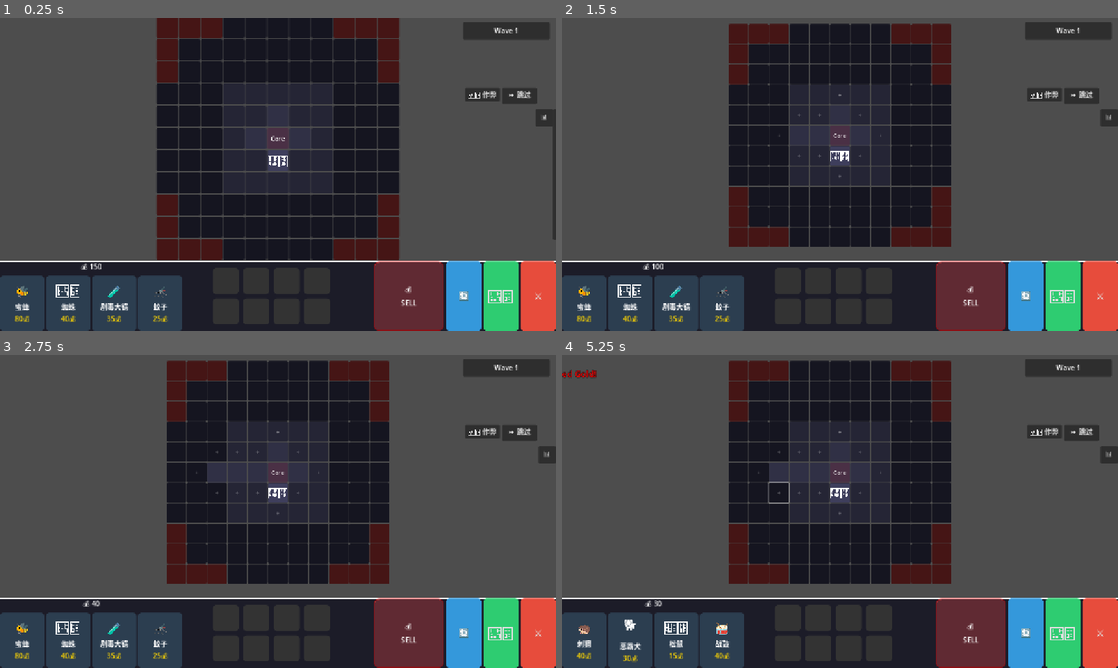
Above: before the commit, frames 1-4 (two rows, left to right).
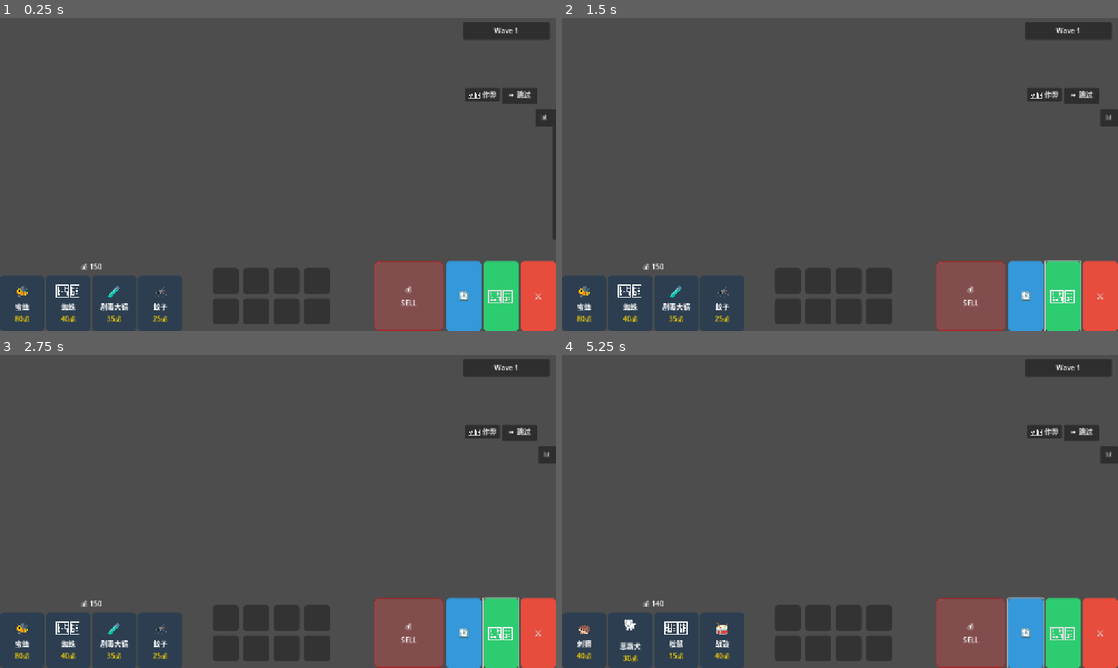
Above: after the commit, the same moments.

Repository: seekerzz/tower-html
Game: Godot game, scene res://src/Scenes/Game/MainGame.tscn
The game is run twice, just before and just after one commit, with the same random seed, the same clock (stepped at 60 frames per second) and the same inputs. The project has no main scene, so this scene is started directly.
Inputs (mouse positions are in pixels of both pictures, inside the frame that each line leads up to):
- Up to frame 1 (0.25 s): no input
- Up to frame 2 (1.5 s): click "🏗️" at 0.5 s; click (801, 136) at 1.25 s, where only the run before the commit has a clickable "+"
- Up to frame 3 (2.75 s): click (216, 473) at 2 s, where only the run before the commit has a clickable "+"
- Up to frame 4 (5.25 s): click (756, 473) at 2.75 s, where only the run before the commit has a clickable "+"; click "🔄" at 3.5 s; click (778, 452) at 4.25 s, where only the run before the commit has a clickable "+"; click (778, 492) at 5 s, where only the run before the commit has a clickable "+"

The runs differ from the first frame. In frame 1, 41% of the frame differs, in the area x 0-100%, y 0-100%; in frame 2, 36%; in frame 3, 36%; in frame 4, 36%.
Error after the commit: Parse Error: Preload file "res://assets/images/UI/tile_sheet.png" does not exist. (res://src/Scripts/Tile.gd:14)

Commit message:
Visual Upgrade: Textured tiles, interactive grid, dynamic background, and camera limits.
- Replaced abstract Tile shapes with textured Sprites (tile_sheet.png, tile_spawn.png).
- Implemented visual states: Unlocked/Core show textures, Locked are transparent, Spawn shows unique texture.
- Added interactive Grid Lines (Border) only visible during Expansion Mode.
- Restricted Expansion Mode ghost tiles to center 5x5 area.
- Added dynamic Background sprite (bg_battle.png) that scales to cover viewport.
- Implemented Camera limits (min_allowed_zoom) to prevent seeing outside the background.
- Updated Shop background to use bg_shop.png.

Diff:
--- a/src/Scenes/Game/MainGame.tscn
+++ b/src/Scenes/Game/MainGame.tscn
@@ -6,9 +6,14 @@
 [ext_resource type="PackedScene" uid="uid://shop123" path="res://src/Scenes/UI/Shop.tscn" id="4_shop"]
 [ext_resource type="PackedScene" uid="uid://gui123" path="res://src/Scenes/UI/MainGUI.tscn" id="5_gui"]
 [ext_resource type="PackedScene" path="res://src/Scenes/Game/DrawManager.tscn" id="6_draw"]
+[ext_resource type="Texture2D" path="res://assets/images/UI/bg_battle.png" id="7_bg"]
 
 [node name="MainGame" type="Node2D"]
 script = ExtResource("1_main")
+
+[node name="Background" type="Sprite2D" parent="."]
+z_index = -100
+texture = ExtResource("7_bg")
 
 [node name="Camera2D" type="Camera2D" parent="."]
 position = Vector2(640, 360)
--- a/src/Scenes/Game/Tile.tscn
+++ b/src/Scenes/Game/Tile.tscn
@@ -8,12 +8,24 @@
 [node name="Tile" type="Node2D"]
 script = ExtResource("1_tile")
 
-[node name="ColorRect" type="ColorRect" parent="."]
-offset_left = -29.0
-offset_top = -29.0
-offset_right = 29.0
-offset_bottom = 29.0
-color = Color(0.188235, 0.188235, 0.270588, 1)
+[node name="BaseSprite" type="Sprite2D" parent="."]
+
+[node name="Border" type="ReferenceRect" parent="."]
+visible = false
+anchors_preset = 8
+anchor_left = 0.5
+anchor_top = 0.5
+anchor_right = 0.5
+anchor_bottom = 0.5
+offset_left = -30.0
+offset_top = -30.0
+offset_right = 30.0
+offset_bottom = 30.0
+grow_horizontal = 2
+grow_vertical = 2
+border_color = Color(1, 1, 1, 0.5)
+border_width = 2.0
+editor_only = false
 
 [node name="Label" type="Label" parent="."]
 anchors_preset = 8
--- a/src/Scripts/GridManager.gd
+++ b/src/Scripts/GridManager.gd
@@ -622,6 +622,12 @@
 
 func toggle_expansion_mode():
 	expansion_mode = !expansion_mode
+
+	# Toggle grid lines on all tiles
+	for key in tiles:
+		if tiles[key].has_method("set_grid_visible"):
+			tiles[key].set_grid_visible(expansion_mode)
+
 	if expansion_mode:
 		spawn_expansion_ghosts()
 	else:
@@ -632,6 +638,11 @@
 
 	for key in tiles:
 		var tile = tiles[key]
+
+		# Limit expansion ghost tiles to center 5x5 area (plus minus 2 from center)
+		if abs(tile.x) > 2 or abs(tile.y) > 2:
+			continue
+
 		# Find locked tiles that can be unlocked
 		if tile.state == "locked_inner" or tile.state == "locked_outer":
 			# Check neighbors
--- a/src/Scripts/MainGame.gd
+++ b/src/Scripts/MainGame.gd
@@ -6,6 +6,7 @@
 @onready var bench_ui = find_child("Bench", true, false)
 @onready var main_gui = $CanvasLayer/MainGUI
 @onready var camera = $Camera2D
+@onready var background = $Background
 
 # Bench
 var bench: Array = [] # Array of Dictionary (Unit Data) or null
@@ -15,6 +16,7 @@
 var zoom_tween: Tween
 var default_zoom: Vector2 = Vector2(0.8, 0.8)
 var default_position: Vector2 = Vector2(640, 400)
+var min_allowed_zoom: Vector2 = Vector2(0.5, 0.5)
 
 func _ready():
 	# Initialize bench array with nulls based on constant
@@ -28,17 +30,68 @@
 	GameManager.wave_ended.connect(_on_wave_ended)
 
 	# Camera Setup
-	# camera.zoom = default_zoom
-	# camera.position = default_position
+	# Calculate min allowed zoom (maximum field of view)
+	calculate_min_allowed_zoom()
+
 	# Initial camera position will be set by zoom_to_fit_board later or we call it now to verify
 	call_deferred("zoom_to_shop_open")
-
-	# Connect Shop signals
-	# shop.unit_bought.connect(_on_unit_bought) # Now handled via add_to_bench in Shop
 
 	# Initial Setup
 	grid_manager.place_unit("squirrel", 0, 1) # Starting unit
 	update_bench_ui() # Ensure UI is initialized
+
+func _process(delta):
+	update_background()
+
+func update_background():
+	if background and camera:
+		background.global_position = camera.global_position
+
+		# Calculate scale to cover viewport
+		var viewport_size = get_viewport_rect().size
+		var tex_size = background.texture.get_size()
+
+		# Current camera zoom
+		var current_zoom = camera.zoom
+
+		# We need to cover the viewport.
+		# Viewport size in world coordinates is viewport_size / zoom
+		# So background needs to be at least (viewport_size / zoom) / tex_size
+
+		# But wait, if zoom is small (zoomed out), world view is large.
+		# If zoom is large (zoomed in), world view is small.
+
+		# To handle "Background Adapter", we can just use min_allowed_zoom as reference?
+		# Or always cover current viewport.
+
+		if tex_size.x > 0 and tex_size.y > 0 and current_zoom.x > 0 and current_zoom.y > 0:
+			var required_scale_x = (viewport_size.x / current_zoom.x) / tex_size.x
+			var required_scale_y = (viewport_size.y / current_zoom.y) / tex_size.y
+
+			var final_scale = max(required_scale_x, required_scale_y)
+			# Add a small buffer to avoid edges
+			final_scale *= 1.05
+
+			background.scale = Vector2(final_scale, final_scale)
+
+func calculate_min_allowed_zoom():
+	# Calculate zoom needed to see the battlefield when shop is open
+	var map_width = Constants.MAP_WIDTH * Constants.TILE_SIZE
+	var map_height = Constants.MAP_HEIGHT * Constants.TILE_SIZE
+
+	var SHOP_HEIGHT = 180
+	var viewport_size = get_viewport_rect().size
+	var visible_height = viewport_size.y - SHOP_HEIGHT
+
+	var zoom_x = viewport_size.x / (map_width * 1.1) # 10% margin
+	var zoom_y = visible_height / (map_height * 1.1)
+	var final_zoom = min(zoom_x, zoom_y)
+
+	# Clamp to reasonable values
+	final_zoom = clamp(final_zoom, 0.3, 1.0)
+
+	min_allowed_zoom = Vector2(final_zoom, final_zoom)
+	# print("Calculated Min Allowed Zoom: ", min_allowed_zoom)
 
 func _unhandled_input(event):
 	if event is InputEventMouseMotion:
@@ -53,8 +106,14 @@
 
 func _adjust_zoom(amount: float):
 	zoom_target += Vector2(amount, amount)
-	zoom_target.x = clamp(zoom_target.x, 0.5, 1.2)
-	zoom_target.y = clamp(zoom_target.y, 0.5, 1.2)
+
+	# Clamp zoom so we don't zoom out more than allowed (min_allowed_zoom)
+	zoom_target.x = max(zoom_target.x, min_allowed_zoom.x)
+	zoom_target.y = max(zoom_target.y, min_allowed_zoom.y)
+
+	# Max zoom in
+	zoom_target.x = min(zoom_target.x, 2.0)
+	zoom_target.y = min(zoom_target.y, 2.0)
 
 	if zoom_tween and zoom_tween.is_valid():
 		zoom_tween.kill()
@@ -64,22 +123,22 @@
 
 func zoom_to_fit_board():
 	# Shop Closed (Combat)
+	# Recalculate based on full screen
 	var map_width = Constants.MAP_WIDTH * Constants.TILE_SIZE
 	var map_height = Constants.MAP_HEIGHT * Constants.TILE_SIZE
 
 	var viewport_size = get_viewport_rect().size
-
-	# Calculate zoom to fit map with 5% margin
 	var zoom_x = viewport_size.x / (map_width * 1.05)
 	var zoom_y = viewport_size.y / (map_height * 1.05)
 	var final_zoom = min(zoom_x, zoom_y)
 
+	# Ensure we respect min allowed zoom (though combat zoom usually is > min allowed)
+	final_zoom = max(final_zoom, min_allowed_zoom.x)
+
 	var target_zoom = Vector2(final_zoom, final_zoom)
-
-	# Center of board is GridManager's position
 	var target_pos = grid_manager.position
 
-	print("Combat Zoom: ", target_zoom, " Target Pos: ", target_pos)
+	zoom_target = target_zoom
 
 	if zoom_tween and zoom_tween.is_valid():
 		zoom_tween.kill()
@@ -91,47 +150,22 @@
 
 func zoom_to_shop_open():
 	# Shop Open (Planning)
-	var map_width = Constants.MAP_WIDTH * Constants.TILE_SIZE
-	var map_height = Constants.MAP_HEIGHT * Constants.TILE_SIZE
-
-	# Updated Shop Height: ~160px (per feedback to fit bench)
-	# We use 180px to be safe with margins
+	# This should roughly match min_allowed_zoom logic but setting position correctly
+
+	var target_zoom = min_allowed_zoom
+	zoom_target = target_zoom
+
+	# Recalculate position offset for shop
+	var viewport_size = get_viewport_rect().size
 	var SHOP_HEIGHT = 180
-	var viewport_size = get_viewport_rect().size
 	var visible_height = viewport_size.y - SHOP_HEIGHT
 
-	# Calculate Zoom to fit visible_height area (with margin)
-	var zoom_x = viewport_size.x / (map_width * 1.05)
-	var zoom_y = visible_height / (map_height * 1.05)
-	var final_zoom = min(zoom_x, zoom_y)
-
-	var target_zoom = Vector2(final_zoom, final_zoom)
-
-	# Calculate Camera Offset
-	# We want the map center to be at the center of the available visible area (above shop)
-	# Map center is at (0,0) in our camera world if grid_manager is centered?
-	# GridManager position is center of grid.
-
-	# The visible area center in screen coordinates is:
-	# X: viewport_size.x / 2
-	# Y: visible_height / 2
-
-	# The full viewport center is:
-	# Y: viewport_size.y / 2
-
-	# The offset from center of screen we want to shift the camera:
 	var screen_center_y = viewport_size.y / 2.0
 	var visible_center_y = visible_height / 2.0
 	var shift_y = screen_center_y - visible_center_y
 
-	# Since camera position is where the center of the screen points to in world space.
-	# If we want the map center (grid_manager.position) to appear at visible_center_y,
-	# we need to move the camera DOWN (positive Y) so the map moves UP relative to center.
-
 	var target_pos = grid_manager.position
-	target_pos.y += shift_y / final_zoom
-
-	print("Shop Zoom: ", target_zoom, " Target Pos: ", target_pos)
+	target_pos.y += shift_y / target_zoom.y
 
 	if zoom_tween and zoom_tween.is_valid():
 		zoom_tween.kill()
--- a/src/Scripts/Tile.gd
+++ b/src/Scripts/Tile.gd
@@ -6,30 +6,29 @@
 var state: String = "locked_inner" # unlocked, locked_inner, locked_outer, spawn
 var unit = null
 var occupied_by: Vector2i
+var random_frame_index: int = 0
 
 signal tile_clicked(tile)
 
 const DROP_HANDLER_SCRIPT = preload("res://src/Scripts/UI/TileDropHandler.gd")
+const TEXTURE_SHEET = preload("res://assets/images/UI/tile_sheet.png")
+const TEXTURE_SPAWN = preload("res://assets/images/UI/tile_spawn.png")
 
 func setup(grid_x: int, grid_y: int, tile_type: String = "normal"):
 	x = grid_x
 	y = grid_y
 	type = tile_type
 
-	if has_node("ColorRect") and !has_node("VisualPanel"):
-		var cr = $ColorRect
-		var panel = Panel.new()
-		panel.name = "VisualPanel"
-		panel.size = cr.size
-		panel.position = cr.position
-		panel.mouse_filter = Control.MOUSE_FILTER_IGNORE
+	random_frame_index = randi() % 25
 
-		var style = StyleMaker.get_flat_style(cr.color, 4)
-		panel.add_theme_stylebox_override("panel", style)
+	if has_node("BaseSprite"):
+		var bs = $BaseSprite
+		bs.hframes = 5
+		bs.vframes = 5
 
-		add_child(panel)
-		move_child(panel, cr.get_index())
-		cr.visible = false
+	# Cleanup old nodes if they exist
+	if has_node("ColorRect"): $ColorRect.queue_free()
+	if has_node("VisualPanel"): $VisualPanel.queue_free()
 
 	update_visuals()
 
@@ -44,57 +43,46 @@
 	update_visuals()
 
 func update_visuals():
-	# Default base color based on state
-	var base_color = Constants.COLORS.grid
+	var bs = get_node_or_null("BaseSprite")
+	if !bs: return
 
-	if state == "unlocked":
-		base_color = Constants.COLORS.unlocked
-	elif state == "locked_inner":
-		base_color = Constants.COLORS.locked_inner
-		# Debug color for visibility if needed, but using Constants is safer for style
-		# base_color = Color.DARK_GRAY
-	elif state == "locked_outer":
-		base_color = Constants.COLORS.locked_outer
-		# base_color = Color.BLACK
-	elif state == "spawn":
-		base_color = Constants.COLORS.spawn_point
+	bs.visible = true
+	bs.modulate = Color.WHITE
+
+	if state == "spawn":
+		bs.texture = TEXTURE_SPAWN
+		bs.hframes = 1
+		bs.vframes = 1
+		bs.frame = 0
+	elif state == "unlocked" or type == "core":
+		bs.texture = TEXTURE_SHEET
+		bs.hframes = 5
+		bs.vframes = 5
+		bs.frame = random_frame_index
+	elif "locked" in state:
+		bs.visible = false
+		bs.texture = null
 
 	if type == "core":
-		base_color = Constants.COLORS.core
 		if has_node("Label"):
 			$Label.text = "Core"
 	else:
 		if has_node("Label"):
 			$Label.text = ""
 
-	if has_node("VisualPanel"):
-		var panel = $VisualPanel
-		var style = panel.get_theme_stylebox("panel")
-		if style:
-			create_tween().tween_property(style, "bg_color", base_color, 0.2)
-	elif has_node("ColorRect"):
-		create_tween().tween_property($ColorRect, "color", base_color, 0.2)
+func set_grid_visible(visible_state: bool):
+	var b = get_node_or_null("Border")
+	if b:
+		b.visible = visible_state
 
 func set_highlight(active: bool):
-	var target = null
-	var current_color = Color.BLACK
-	var property = ""
-
-	if has_node("VisualPanel"):
-		target = $VisualPanel.get_theme_stylebox("panel")
-		current_color = target.bg_color
-		property = "bg_color"
-	elif has_node("ColorRect"):
-		target = $ColorRect
-		current_color = target.color
-		property = "color"
-
-	if !target: return
+	var bs = get_node_or_null("BaseSprite")
+	if !bs: return
 
 	if active:
-		create_tween().tween_property(target, property, current_color.lightened(0.2), 0.1)
+		bs.modulate = Color(1.2, 1.2, 1.2)
 	else:
-		update_visuals()
+		bs.modulate = Color.WHITE
 
 func _on_area_2d_input_event(viewport, event, shape_idx):
 	if event is InputEventMouseButton and event.pressed and event.button_index == MOUSE_BUTTON_LEFT:
--- a/src/Scripts/UI/Shop.gd
+++ b/src/Scripts/UI/Shop.gd
@@ -79,10 +79,12 @@
 func _apply_styles():
 	# Style Panel
 	var panel = $Panel
-	var panel_style = StyleBoxFlat.new()
-	panel_style.bg_color = Color(0.1, 0.1, 0.15, 0.95)
-	panel_style.border_width_top = 2
-	panel_style.border_color = Color("#ffffff")
+	var panel_style = StyleBoxTexture.new()
+	panel_style.texture = load("res://assets/images/UI/bg_shop.png")
+	# Ensure it stretches or tiles properly if needed, but for now default.
+	# Fallback or overlay for borders
+	# panel_style.border_width_top = 2 # StyleBoxTexture doesn't support border directly in same way
+	# panel_style.border_color = Color("#ffffff")
 	panel.add_theme_stylebox_override("panel", panel_style)
 
 	# Style Buttons
Not shown: 1 places in src/Scenes/Game/MainGame.tscn that only renumber resources
